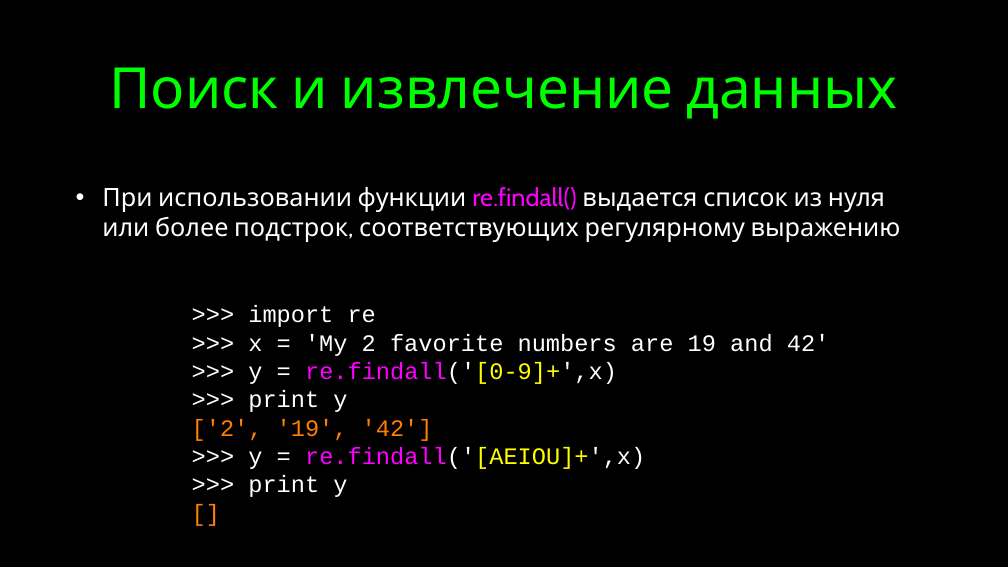
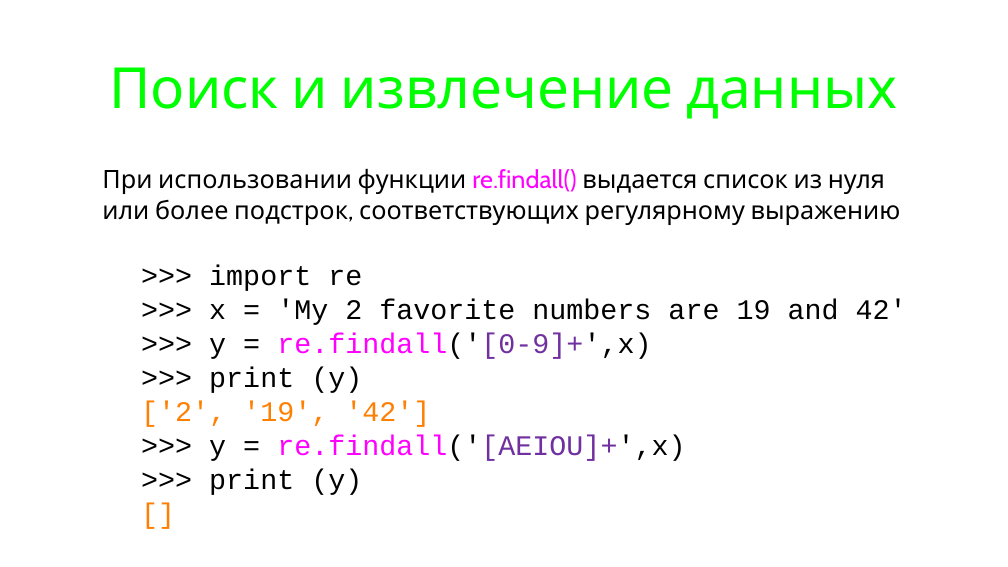
Before and after one commit to maxchv/LearnPython, a slide deck: slide 26 of week06/Strings.pptx. Drawn at 1008x567 pixels with LibreOffice and Linux fonts; fonts in the diff are those of the drawing. Boxes give left, top, right and bottom in pixels: in the first picture for what was removed or moved away, otherwise in the second. Text is boxed around its words. In the diff, an @@ line names an element or a change of style, - is before the commit and + after.

```diff
--- a/week06/Strings.pptx
+++ b/week06/Strings.pptx
@@ background #000000 to #FFFFFF @@
@@ text "При использовании функции re.findall() выдается ...": place and size @@
-text "При использовании функции re.findall() выдается ..." at [102, 187, 901, 242]
+text "При использовании функции re.findall() выдается ..." at [102, 169, 901, 225]
@@ text "При использовании функции re.findall() выдается ..." at [102, 169, 901, 225]: text colour #FFFFFF to #000000 in "При использовании функции выдается список из нуля ..." @@
@@ text at [141, 265, 907, 461]: size 30 to 36 pt in ">>> import re", ">>> x = 'My 2 favorite numbers ...", ">>> y = re.findall('[0-9]+',x)", "['2', '19', '42']" and 2 more places; text colour #FFFFFF to #000000 in ">>> import re", ">>> x = 'My 2 favorite numbers ...", ">>> y = re.findall('[0-9]+',x)", ">>> y = re.findall('[AEIOU]+',x)"; text colour #FFFF00 to #7030A0 in "re.findall('[0-9]+',x)", "re.findall('[AEIOU]+',x)" @@
@@ text ">>> import re": place and size @@
-text ">>> import re" at [192, 305, 830, 497]
+text ">>> import re" at [141, 265, 907, 495]
@@ text at [209, 367, 362, 393]: text changed; size 30 to 36 pt; text colour #FFFFFF to #000000 @@
->>> print y
+>>> print (y)
@@ text at [209, 469, 362, 495]: text changed; size 30 to 36 pt; text colour #FFFFFF to #000000 @@
->>> print y
+>>> print (y)
```
Also in this commit, not shown: 17 other slides changed, 2 other files.
